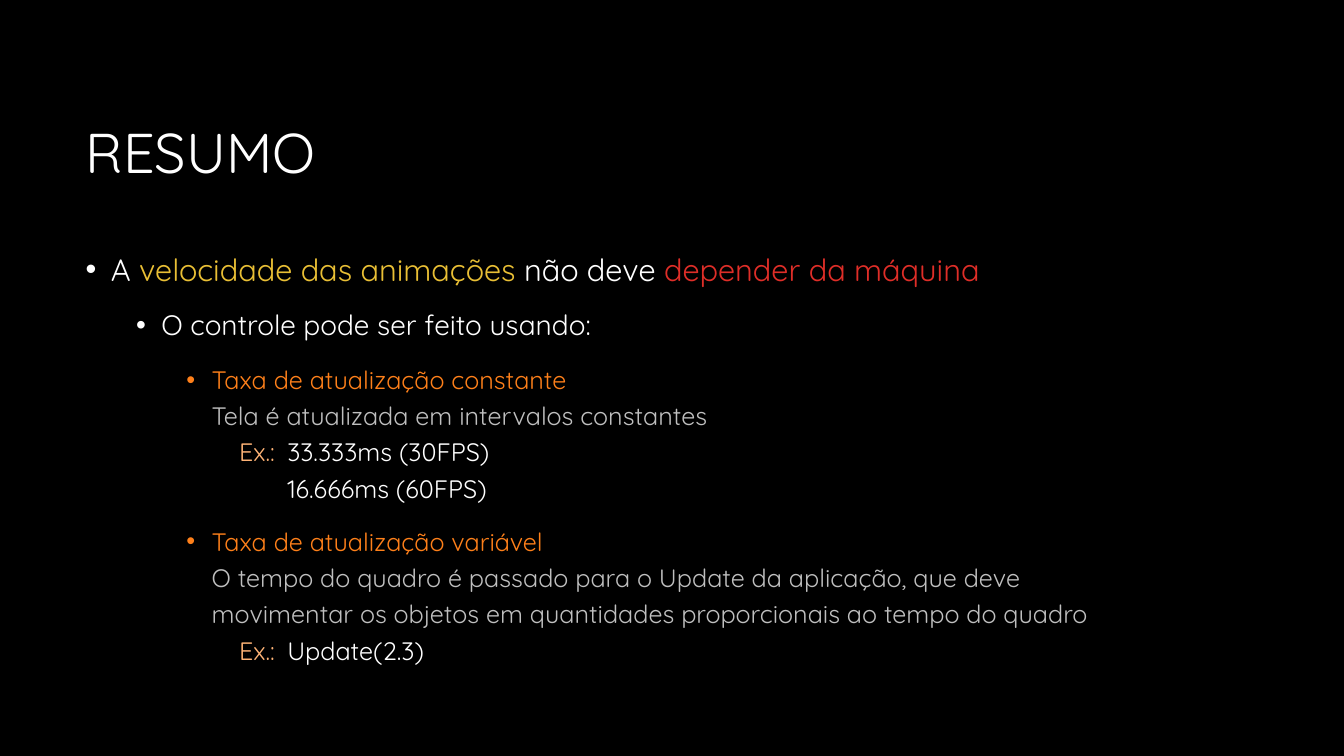
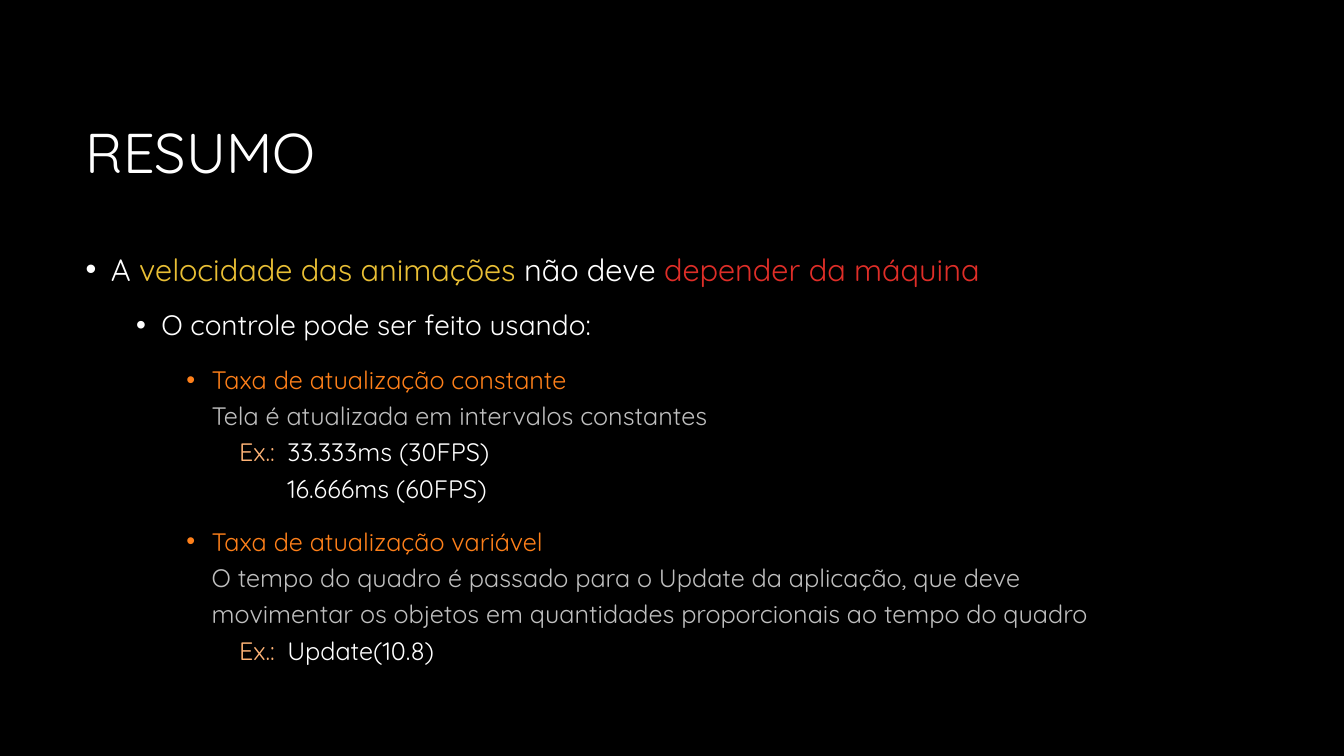
Before and after one commit to JudsonSS/CG, a slide deck: slide 25 of Slides/04. Aplicação Gráfica.pptx (slide 24 before the commit). Drawn at 1344x756 pixels with LibreOffice and Linux fonts; fonts in the diff are those of the drawing; background and template pictures are left out. Boxes give left, top, right and bottom in pixels: in the first picture for what was removed or moved away, otherwise in the second. Text is boxed around its words. In the diff, an @@ line names an element or a change of style, - is before the commit and + after.

```diff
--- a/Slides/04. Aplicação Gráfica.pptx
+++ b/Slides/04. Aplicação Gráfica.pptx
@@ text at (x1=212, y1=532, x2=1087, y2=665): text changed @@
-    • Taxa de atualização variável
-      O tempo do quadro é passado para o Update da aplicação, que deve
-      movimentar os objetos em quantidades proporcionais ao tempo do quadro
-      Ex.: Update(2.3)
+    • Taxa de atualização variável
+      O tempo do quadro é passado para o Update da aplicação, que deve
+      movimentar os objetos em quantidades proporcionais ao tempo do quadro
+      Ex.: Update(10.8)
```
Also in this commit, not shown: 12 other slides changed, 1 slide added.
